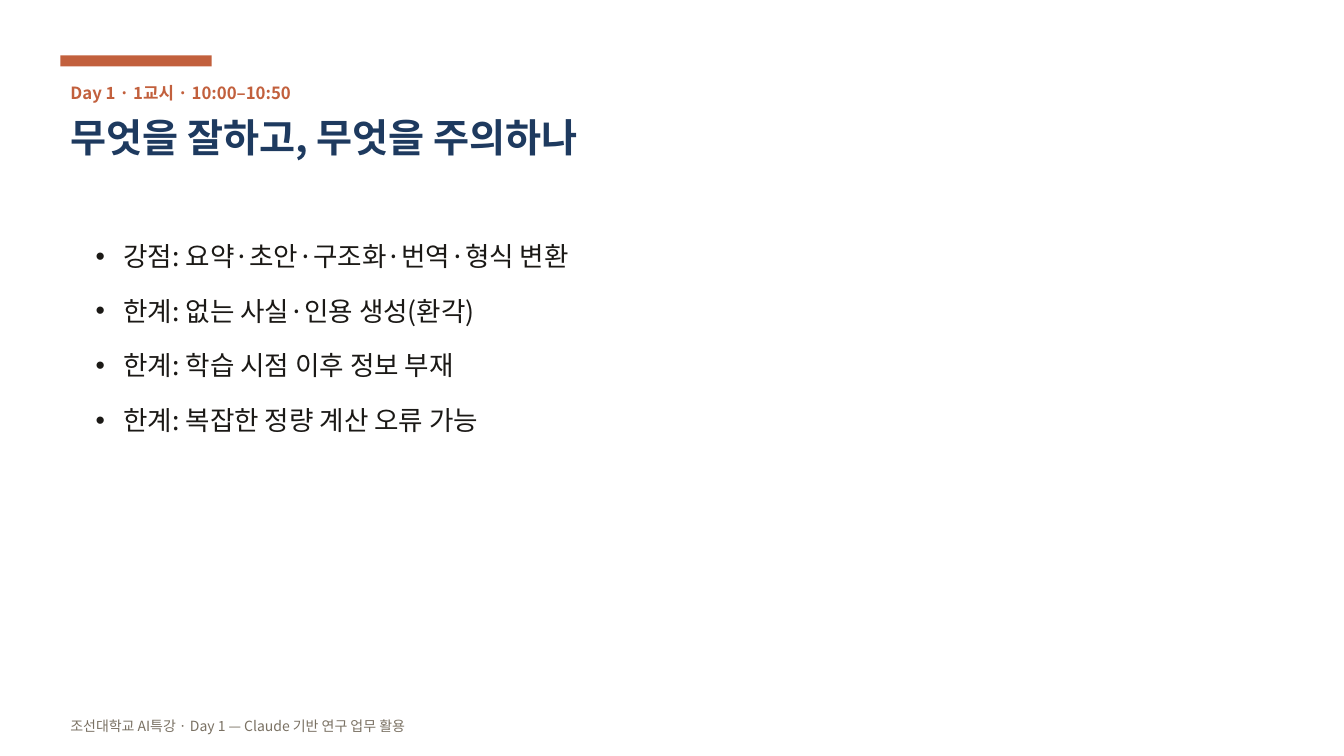
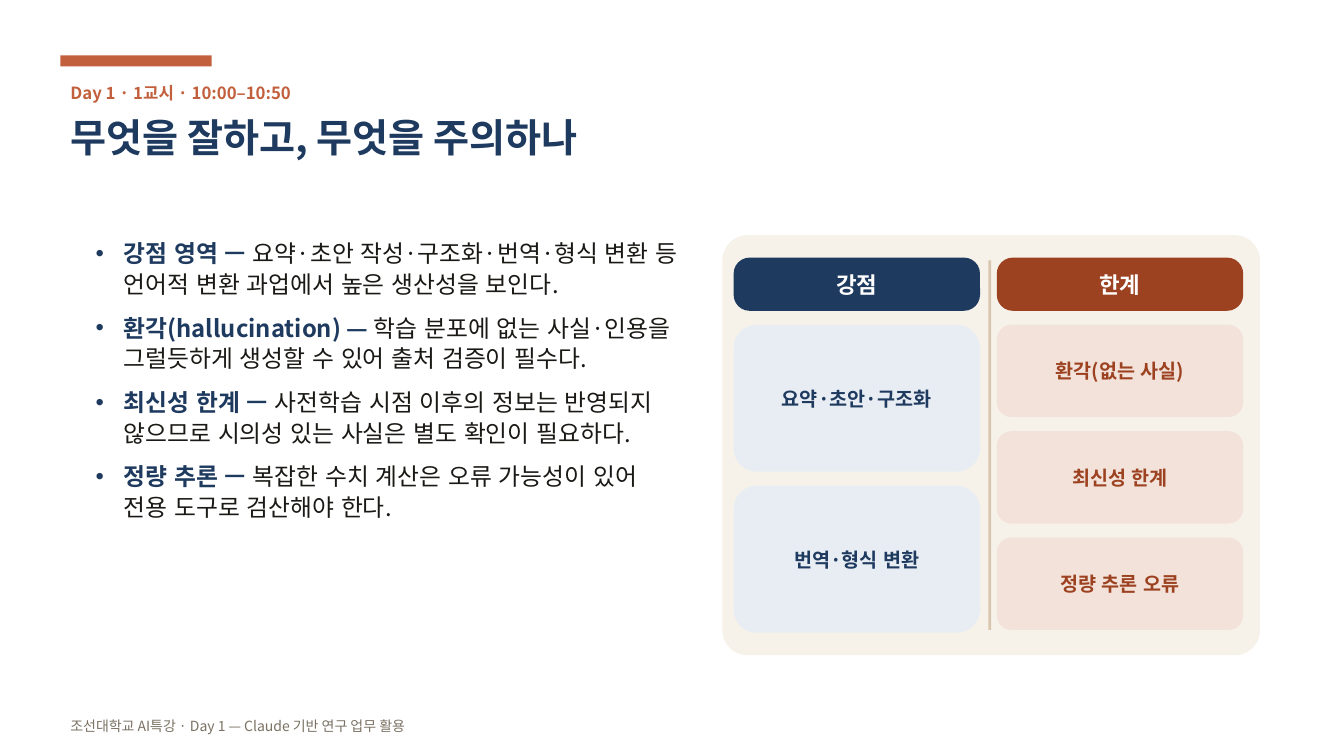
Before and after one commit to aebonlee/chosun, a slide deck: slide 6 of public/ppt/chosun-ai-day1.pptx. Drawn at 1344x756 pixels with LibreOffice and Linux fonts; fonts in the diff are those of the drawing. Boxes give left, top, right and bottom in pixels: in the first picture for what was removed or moved away, otherwise in the second. Text is boxed around its words. In the diff, an @@ line names an element or a change of style, - is before the commit and + after.

```diff
--- a/public/ppt/chosun-ai-day1.pptx
+++ b/public/ppt/chosun-ai-day1.pptx
@@ rounded rectangle added at <box>723,235,1260,655</box>, fill #F6F2EA @@
@@ text at <box>124,242,677,518</box>: text changed; size 19 to 17 pt @@
-• 강점: 요약·초안·구조화·번역·형식 변환
-• 한계: 없는 사실·인용 생성(환각)
-• 한계: 학습 시점 이후 정보 부재
-• 한계: 복잡한 정량 계산 오류 가능
+• 강점 영역 — 요약·초안 작성·구조화·번역·형식 변환 등 언어적 변환 과업에서 높은 생산성을 보인다.
+• 환각(hallucination) — 학습 분포에 없는 사실·인용을 그럴듯하게 생성할 수 있어 출처 검증이 필수다.
+• 최신성 한계 — 사전학습 시점 이후의 정보는 반영되지 않으므로 시의성 있는 사실은 별도 확인이 필요하다.
+• 정량 추론 — 복잡한 수치 계산은 오류 가능성이 있어 전용 도구로 검산해야 한다.
@@ rounded rectangle added at <box>734,258,980,312</box>, fill #1E3A5F, 16 pt, text #FFFFFF, bold @@
+강점
@@ rectangle added at <box>989,260,992,630</box>, fill #D8C7AE @@
@@ rounded rectangle added at <box>997,258,1243,312</box>, fill #9C4221, 16 pt, text #FFFFFF, bold @@
+한계
@@ rounded rectangle added at <box>734,325,980,472</box>, fill #E8EDF3, 14 pt, text #1E3A5F, bold @@
+요약·초안·구조화
@@ rounded rectangle added at <box>997,325,1243,417</box>, fill #F3E2DA, 14 pt, text #9C4221, bold @@
+환각(없는 사실)
@@ rounded rectangle added at <box>997,432,1243,524</box>, fill #F3E2DA, 14 pt, text #9C4221, bold @@
+최신성 한계
@@ rounded rectangle added at <box>734,486,980,633</box>, fill #E8EDF3, 14 pt, text #1E3A5F, bold @@
+번역·형식 변환
@@ rounded rectangle added at <box>997,537,1243,630</box>, fill #F3E2DA, 14 pt, text #9C4221, bold @@
+정량 추론 오류
```
Also in this commit, not shown: 53 other slides changed, 58 slides added, 1 other file.
